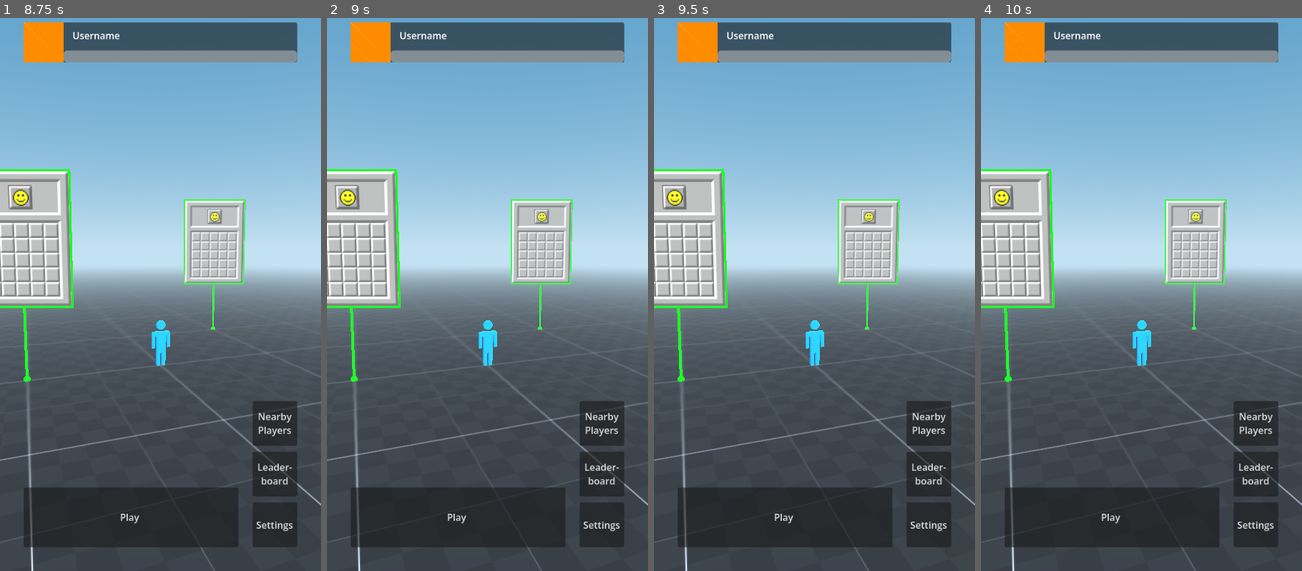
Above: before the commit, frames 1-4 (left to right).
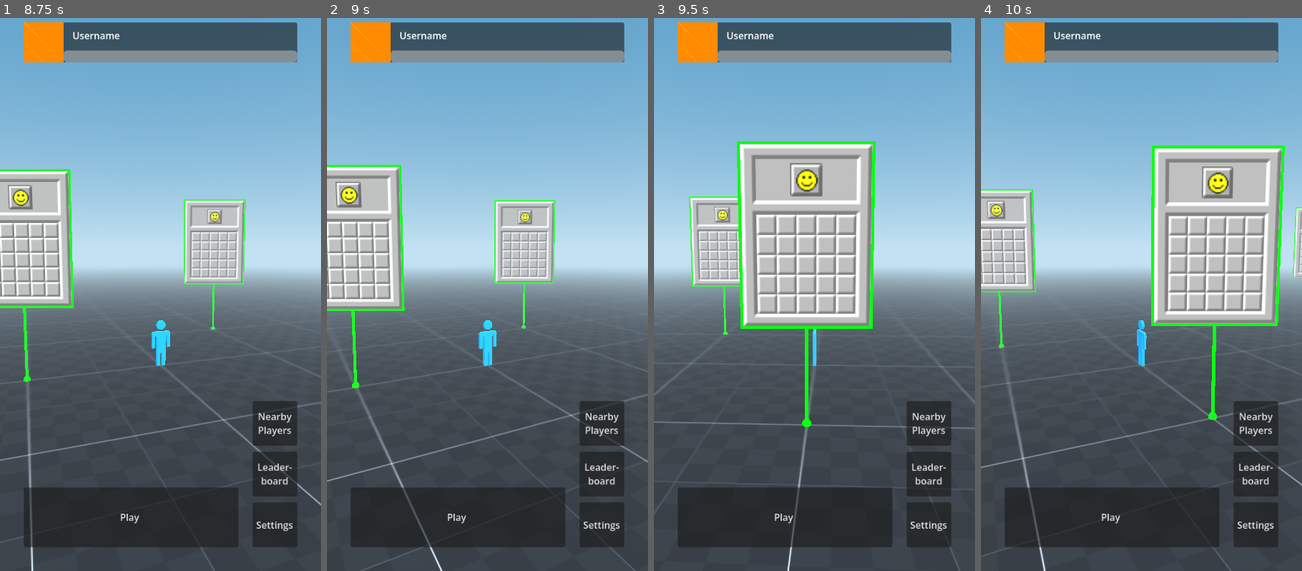
Above: after the commit, the same moments.

Repository: aidan-oien/MinesweeperGO
Game: Godot game, scene res://map.tscn
Two runs of this game, one before a commit and one after it. Both use one fixed random seed, a clock stepped at 60 frames per second and the inputs below.
Inputs (mouse positions are in pixels of both pictures, inside the frame that each line leads up to):
- Up to frame 1 (8.75 s): click "Play" at 0.5 s; click "Play" at 1.25 s; click "Nearby Players" at 2 s; click "Leader-board" at 2.75 s; click "Nearby Players" at 3.5 s; click "Leader-board" at 4.25 s; click "Play" at 5 s; click "Nearby Players" at 5.75 s; click "Leader-board" at 6.5 s; click "Settings" at 7.25 s; move the mouse to (231, 255) at 8.02 s; click (231, 255) at 8.17 s
- Up to frame 2 (9 s): drag from (423, 311) to (471, 399) at 8.77 s
- Up to frame 3 (9.5 s): no input
- Up to frame 4 (10 s): move the mouse to (1173, 156) at 9.52 s; click (1173, 156) at 9.67 s

Frame 1 is identical in both runs. In frame 2, 7.8% of the frame differs, in the area x 0-100%, y 26-100%; in frame 3, 22%, in the area x 0-100%, y 22-100%; in frame 4, 19%.

Commit message:
added camera view control

Diff:
--- a/map.gd
+++ b/map.gd
@@ -2,8 +2,21 @@
 
 @export var camera_anchor: Marker3D
 
-func _input( _event ):
-	pass
+var is_screen_touched : bool
+var camera_vel : float
+
+func _input( event ):
+	if event is InputEventScreenDrag:
+		print(event.relative.x)
+		camera_anchor.rotation.y -= event.relative.x / 200
+		camera_vel = event.relative.x
+		if camera_vel == 1.0 or camera_vel == -1.0:
+			camera_vel = 0
+
+	if event is InputEventScreenTouch:
+		is_screen_touched = !is_screen_touched
+		if is_screen_touched:
+			camera_vel = 0.0
 
 func _ready() -> void:
 	if !camera_anchor:
@@ -14,4 +27,9 @@
 	pass
 
 func _physics_process( _delta: float ) -> void:
-	pass
+	if camera_vel != 0 and !is_screen_touched:
+		camera_anchor.rotation.y -= camera_vel / 200
+		camera_vel = lerp( camera_vel, 0.0, 0.025)
+		#if ((int) ( camera_vel * 100 )) / 100.0 == 0:
+			#camera_vel = 0.0;
+		print(camera_vel)
--- a/project.godot
+++ b/project.godot
@@ -24,6 +24,10 @@
 
 import/blender/enabled=false
 
+[input_devices]
+
+pointing/emulate_touch_from_mouse=true
+
 [physics]
 
 3d/physics_engine="Jolt Physics"
